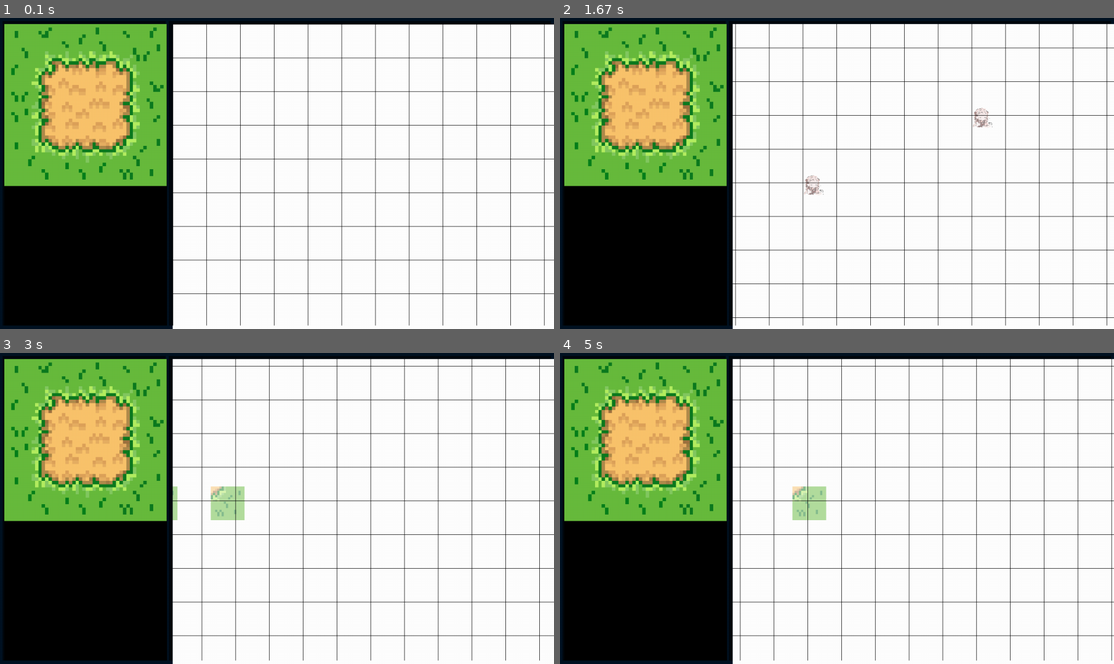
Above: before the commit, frames 1-4 (two rows, left to right).
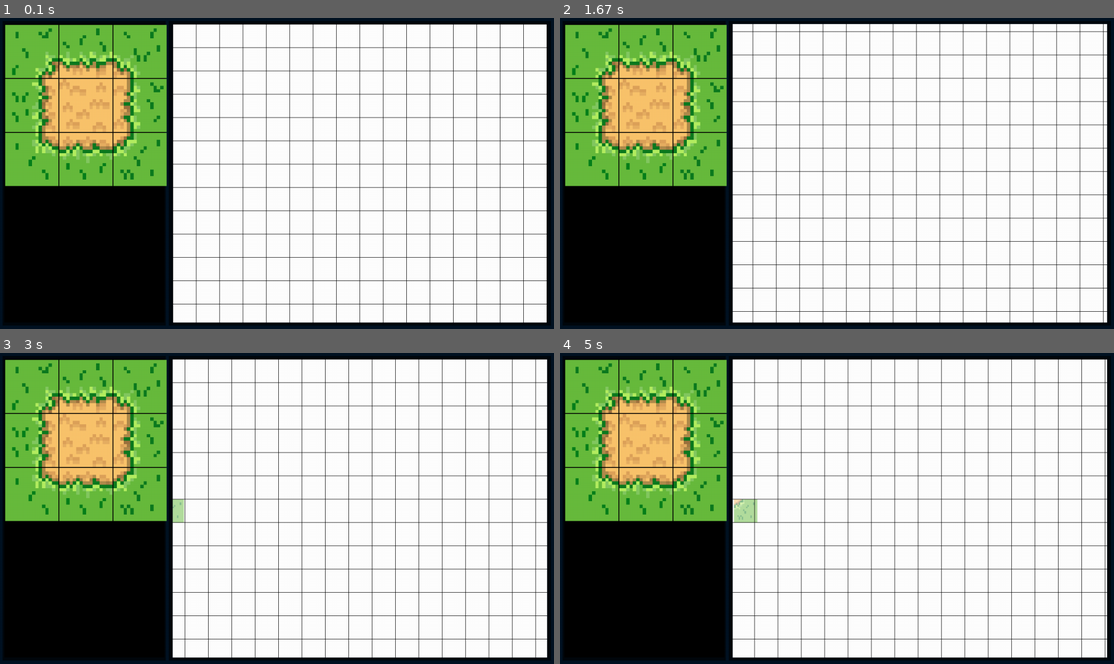
Above: after the commit, the same moments.

Repository: Ultrasword/Pygame-Map-Editor
Game: pygame game, started from level_editor.py
Two runs of this game, one before a commit and one after it. Both use one fixed random seed, a clock stepped at 60 frames per second and the inputs below.
Inputs (mouse positions are in pixels of both pictures, inside the frame that each line leads up to):
- Up to frame 1 (0.1 s): no input
- Up to frame 2 (1.67 s): hold Right 0.33-0.8 s; move the mouse to (814, 185) at 0.37 s; hold Up 0.83-1.13 s; hold Right 1.17-1.63 s
- Up to frame 3 (3 s): click (144, 511) at 1.72 s; hold Left 2-2.53 s; hold Down 2.57-2.87 s; hold Left from 2.9 s (still down)
- Up to frame 4 (5 s): release Left at 3.3 s; hold Up 3.33-3.7 s; hold Right 3.73-4.37 s; hold Down 4.4-4.77 s; hold Left from 4.8 s (still down)

The runs differ from the first frame. In frame 1, 12% of the frame differs, in the area x 0-100%, y 1-100%; in frame 2, 14%; in frame 3, 14%; in frame 4, 15%.

Commit message:
sidebar
added padding to sidebar items

Diff:
--- a/engine/draw.py
+++ b/engine/draw.py
@@ -2,3 +2,4 @@
 
 DEBUG_DRAW_LINES = pygame.draw.lines
 DEBUG_DRAW_LINE = pygame.draw.line
+DEBUG_DRAW_RECT = pygame.draw.rect
--- a/level_editor.py
+++ b/level_editor.py
@@ -5,7 +5,7 @@
 from engine import window, user_input, clock, statehandler, state, filehandler, eventhandler
 from src import editor_box, art_tool
 
-FPS = 24
+FPS = 30
 
 
 window.create_instance("Level Editor", 1280, 720)
@@ -28,17 +28,9 @@
 
 container = back.create_child(editor_box.SideBarSelection, 0.01, 0.01, 0.99, 0.99)
 container.column = 3
+container.padding = 2
+
 # hovering_items.append(container)
-
-# item = container.create_child(editor_box.SideBarItem, 0.05, 0.05, 0.3, 0.3)
-# item.sprite_path = "assets/art.png"
-# item.grid_position = 1
-# container.apply_all_transformations(item)
-
-# item2 = container.create_child(editor_box.SideBarItem, 0.05, 0.05, 0.3, 0.3)
-# item2.sprite_path = "assets/yticon.jpg"
-# item2.grid_position = 2
-# container.apply_all_transformations(item2)
 
 container.load_spritesheet("assets/spritesheets/grass.json")
 
@@ -47,15 +39,13 @@
 editor.fill_color(CONTAINER_COLOR)
 global_state.handler.add_entity(editor)
 
-
 # add actual editing area
 editor_area = editor.create_child(editor_box.LevelEditor, 0.01, 0.01, 0.99, 0.99)
 editor_area.fill_color((255,255,255))
-editor_area.set_brush_icon(filehandler.get_image("assets/art.png"))
 editor_area.z_index = 2
 
 # tile map
-tilemap = editor_area.create_child(editor_box.TileMap, 0, 0, 1, 1)
+tilemap = editor_area.create_child(editor_box.TileMap, 0.05, 0.05, 0.95, 0.95)
 tilemap.fill_color((255, 255, 255))
 tilemap.z_index = 1
 
--- a/src/art_tool.py
+++ b/src/art_tool.py
@@ -1,4 +1,4 @@
-from engine import filehandler
+from engine import filehandler, draw
 
 
 ACTIVE_EDITOR = None
@@ -57,7 +57,8 @@
         # the standard brush
         # usually drawn using smaller brush sizes
         # print(rel_pos[0] * block_width, rel_pos[1] * block_width)
-        window.blit(self.icon, (rel_pos[0] * block_width + c_offset[0], rel_pos[1] * block_width + c_offset[1]))
+        if self.icon:
+            window.blit(self.icon, (rel_pos[0] * block_width + c_offset[0], rel_pos[1] * block_width + c_offset[1]))
 
         # left = rel_pos[0] * block_width
         # top = rel_pos[1] * block_width
--- a/src/editor_box.py
+++ b/src/editor_box.py
@@ -9,8 +9,11 @@
         """Constructor for an edtiro box"""
         super().__init__()
         if parent != None:
-            entity.set_entity_properties(parent.area[0] * left + parent.pos[0], parent.area[1] * top + parent.pos[1],
-                            parent.area[0] * (right - left) + parent.pos[0], parent.area[1] * (bottom - top) + parent.pos[1], None, self)
+            xpos = parent.area[0] * left + parent.pos[0]
+            ypos = parent.area[1] * top + parent.pos[1]
+            width = parent.area[0] * (right - left)
+            height = parent.area[1] * (bottom - top)
+            entity.set_entity_properties(xpos, ypos, width, height, None, self)
         else:
             entity.set_entity_properties(window.WIDTH * left, window.HEIGHT * top, window.WIDTH * (right - left), window.HEIGHT * (bottom - top), None, self)
         if back:
@@ -34,6 +37,7 @@
         else:
             self.parent_id = 0
         self.children = []
+        self.padding = 0
 
         # stats
         self.hovering = False
@@ -149,6 +153,19 @@
         self.selected = []
         self.used_pos = set()
 
+    @property
+    def item_padding(self):
+        """Return item padding"""
+        return self.padding
+
+    @item_padding.setter
+    def item_padding(self, other):
+        """Set item padding"""
+        self.padding = other
+        # resize everything
+        for child in self.children:
+            self.apply_all_transformations(child)
+
     def find_lowest_pos(self):
         """Find the lowest pos for an item part"""
         if not self.used_pos:
@@ -168,15 +185,17 @@
         """Apply all padding, scaling, etc"""
         # transform the image
         self.column
-        n = child.grid_pos % self.column
-        child.pos[0] = self.pos[0] + self.item_width * n
-        n = child.grid_pos // self.column
-        child.pos[1] = self.pos[1] + self.item_width * n
-        child.area[0] = self.item_width
-        child.area[1] = self.item_width
+        # calculate row and col
+        x = child.grid_pos % self.column
+        y = child.grid_pos // self.column
+        # set values for position and apply padding
+        child.pos[0] = self.pos[0] + self.item_width * x + self.padding * (x+1)
+        child.pos[1] = self.pos[1] + self.item_width * y + self.padding * (y+1)
+        child.area[0] = int(self.item_width - self.padding * 2)
+        child.area[1] = child.area[0]
         # scale image
         child.background = filehandler.scale(filehandler.get_image(child.sprite_path),
-                    (self.item_width, self.item_width))
+                    child.area)
         # add to the set
         self.used_pos.add(child.grid_pos)
 
@@ -260,10 +279,20 @@
         self.brush = art_tool.Brush(None, 1, self.block_width)
 
         # movespeed
-        self.move_speed = 400
+        self.move_speed = 240
 
         # sprites that can be used
         self.spritesheets = {}
+
+    @property
+    def camera_move_speed(self):
+        """Returns camera move speed"""
+        return self.move_speed
+
+    @camera_move_speed.setter
+    def camera_move_speed(self, new):
+        """Set new camera move speed"""
+        self.move_speed = new
 
     @property
     def grid_outline_color(self):
@@ -337,13 +366,13 @@
             extend = self.block_width
             for x in range(left, right+1):
                 draw.DEBUG_DRAW_LINE(self.background, self.grid_color,
-                    (x * self.block_width + offset[0] - xoff, offset[1] - yoff),
-                    (x * self.block_width + offset[0] - xoff, self.area[1] + offset[1] - yoff + extend))
+                    (x * self.block_width + offset[0] - xoff, offset[1]),
+                    (x * self.block_width + offset[0] - xoff, self.area[1] + offset[1] + extend))
             # draw horizontal lines
             for y in range(top, bottom+2):
                 draw.DEBUG_DRAW_LINE(self.background, self.grid_color,
-                    (offset[0] - xoff, y * self.block_width + offset[1] - yoff),
-                    (self.area[0] + offset[0] - xoff, y * self.block_width + offset[1] - yoff))
+                    (offset[0], y * self.block_width + offset[1] - yoff),
+                    (self.area[0] + offset[0], y * self.block_width + offset[1] - yoff))
 
             # draw onto window
             window.blit(self.image, (self.pos[0] + offset[0], self.pos[1] + offset[1]))
